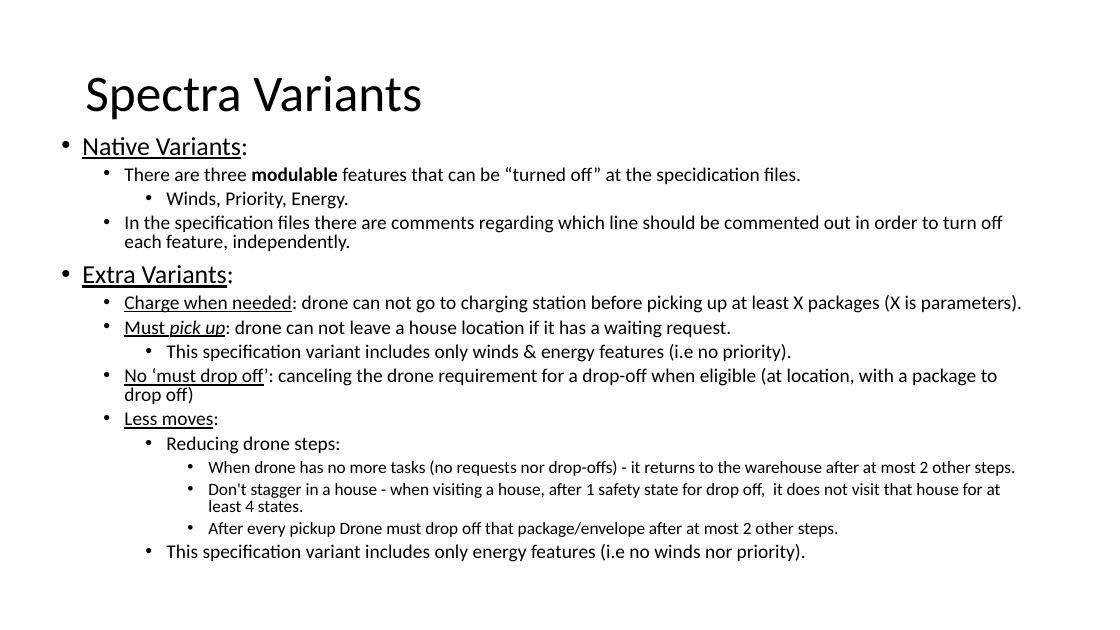
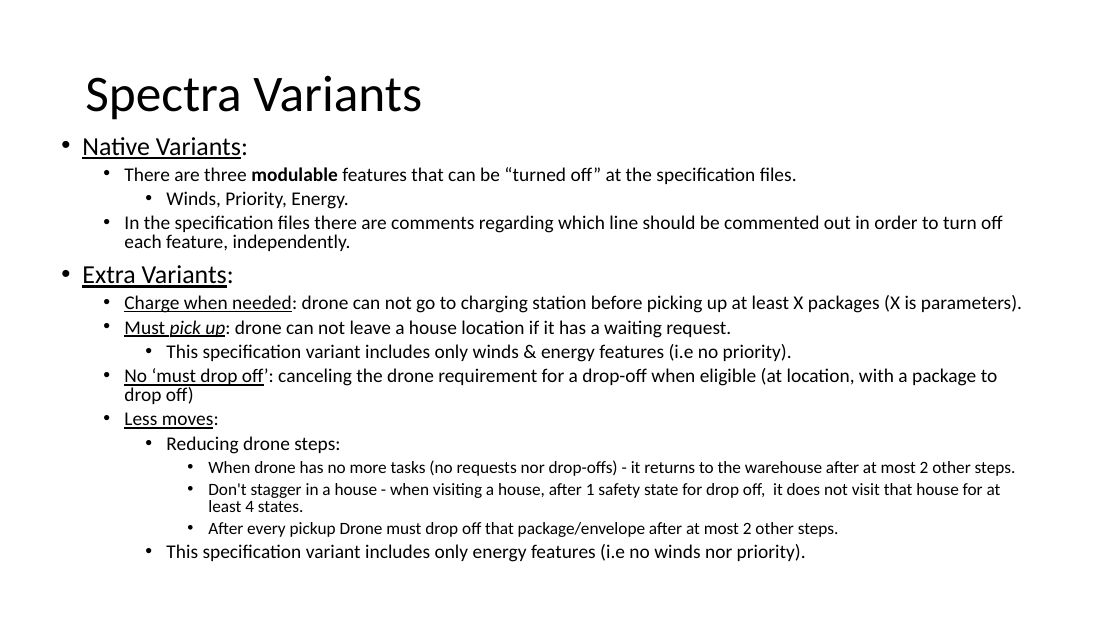
Before and after one commit to GuyHaviv37/DeliveryDroneSpectra, a slide deck: slide 12 of docs/final presentation.pptx. Drawn at 1120x630 pixels with LibreOffice and Linux fonts; fonts in the diff are those of the drawing. Boxes give left, top, right and bottom in pixels: in the first picture for what was removed or moved away, otherwise in the second. Text is boxed around its words. In the diff, an @@ line names an element or a change of style, - is before the commit and + after.

```diff
--- a/docs/final presentation.pptx
+++ b/docs/final presentation.pptx
@@ text at bbox=[124, 167, 797, 184]: text changed @@
-  • There are three modulable features that can be “turned off” at the specidication files.
+  • There are three modulable features that can be “turned off” at the specification files.
```
Also in this commit, not shown: 1 other slide changed, 2 other files.
